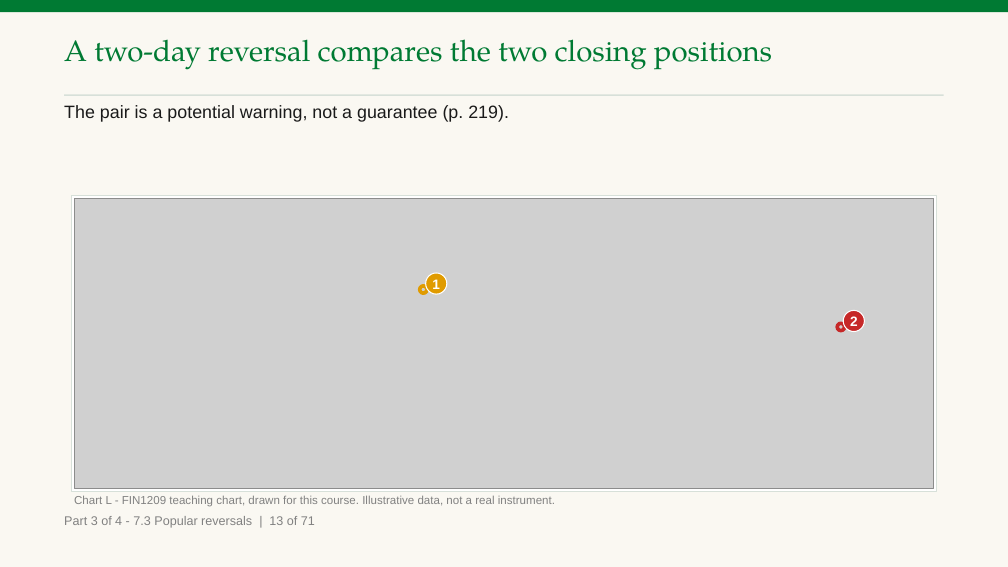
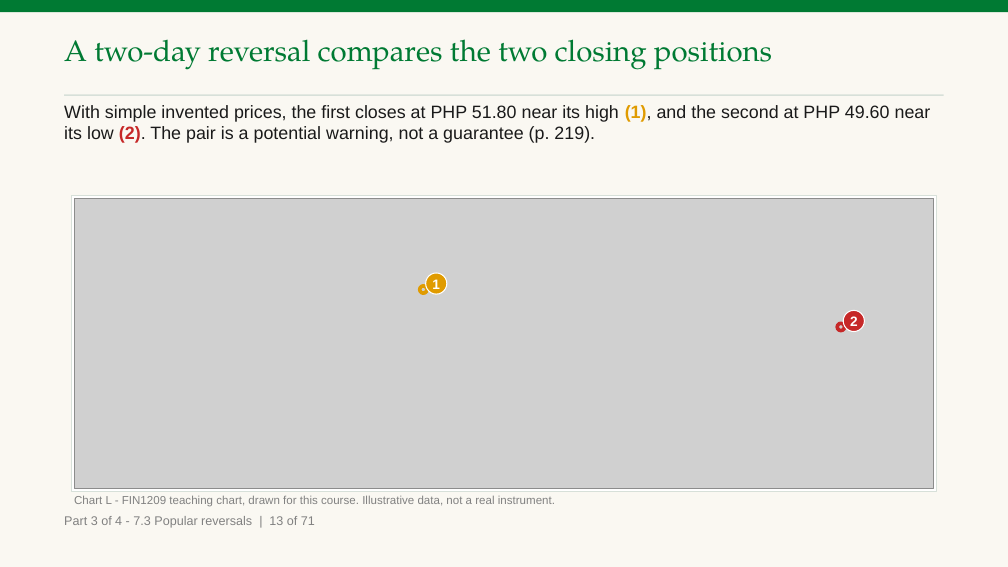
Before and after one commit to benjiesotelo-sudo/Telos_FIN1209, a slide deck: slide 168 of chapter-07/FIN1209-Chapter-07.pptx. Drawn at 1008x567 pixels with LibreOffice and Linux fonts; fonts in the diff are those of the drawing; grey boxes stand for pictures. Boxes give left, top, right and bottom in pixels: in the first picture for what was removed or moved away, otherwise in the second. Text is boxed around its words. In the diff, an @@ line names an element or a change of style, - is before the commit and + after.

```diff
--- a/chapter-07/FIN1209-Chapter-07.pptx
+++ b/chapter-07/FIN1209-Chapter-07.pptx
@@ text at <box>64,105,931,143</box>: text changed @@
-The pair is a potential warning, not a guarantee (p. 219).
+With simple invented prices, the first closes at PHP 51.80 near its high (1), and the second at PHP 49.60 near its low (2). The pair is a potential warning, not a guarantee (p. 219).
```
Also in this commit, not shown: 9 other slides changed, 3 other files.
